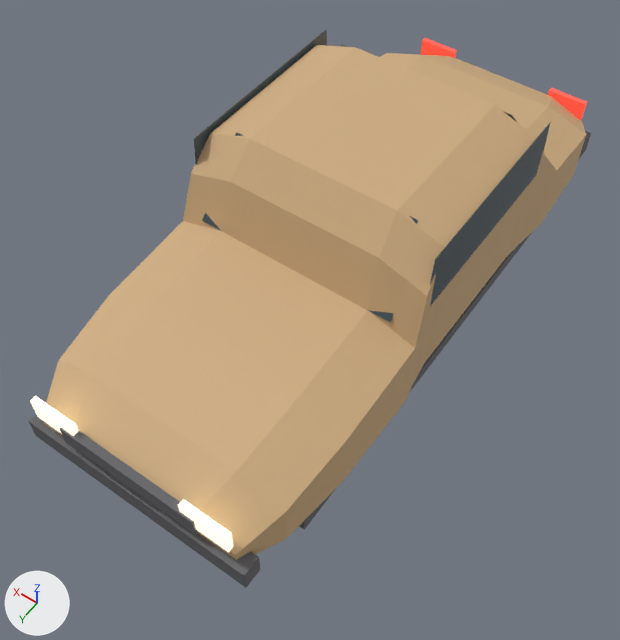
What one commit did to the glTF model game/assets/models/cars/golf_2.glb.
Both versions are drawn from a 50 mm camera at (-1.97, 3.18, 4.54) aimed at (-0.03, 0.47, 0.27). The lights are fixed; the arrows at lower left show +X, +Y and +Z. The older version comes first. Vertices at exactly the same position are counted once.

In view in the first picture: 'car_body'.
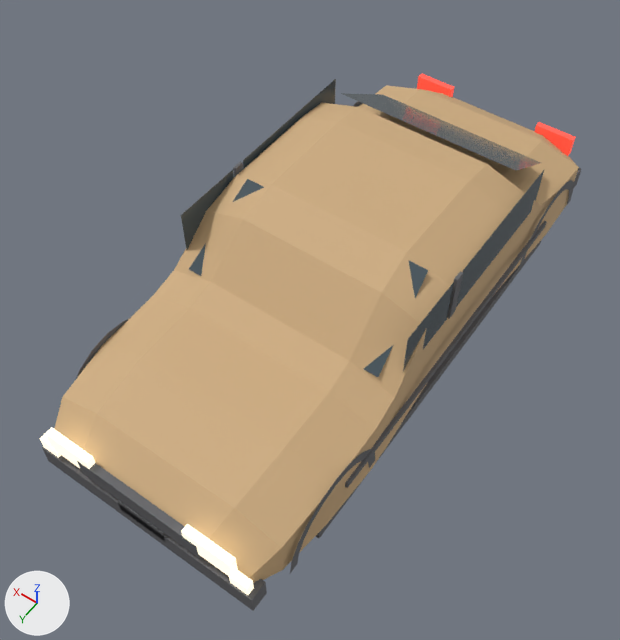
The change in detail:
me_mesh_0 is used by ob_car_body; location (0.0, 0.0, 0.0).
me_mesh_0 had 200 vertices, 336 faces and spanned x -0.83..0.83, y -2.05..2.05, z 0.11..1.38.
me_mesh_0 now has 364 vertices, 532 faces and spans x -0.85..0.85, y -2.04..2.04, z -0.21..0.91.
me_mesh_0 part 1: a new loose piece, a box spanning x -0.807..-0.787, y 0.055..0.125, z 0.51..0.86, in mat_material_2 (dark grey #69696c).
me_mesh_0 part 2: a new loose piece, a box spanning x -0.846..-0.826, y -1.246..1.246, z 0.165..0.215, in mat_material_2 (dark grey #69696c).
me_mesh_0 part 3: a new loose piece, a box spanning x 0.787..0.807, y 0.055..0.125, z 0.51..0.86, in mat_material_2 (dark grey #69696c).
me_mesh_0 part 4: a new loose piece, a box spanning x -0.78..0.78, y 1.92..2.04, z -0.07..0.09, in mat_material_2 (dark grey #69696c).
me_mesh_0 part 5: a new loose piece, a box spanning x -0.78..0.78, y -2.04..-1.92, z -0.07..0.09, in mat_material_2 (dark grey #69696c).
me_mesh_0 part 6: a new loose piece, a box spanning x -0.432..0.432, y 1.99..2.04, z 0.155..0.305, in mat_material_2 (dark grey #69696c).
me_mesh_0 part 7: a new loose piece, a box spanning x -0.797..0.797, y -1.447..1.447, z -0.21..-0.13, in mat_material_2 (dark grey #69696c).
me_mesh_0 part 8: the loose piece of 8 vertices spanning x -0.17..0.17, y 2.02..2.04, z 0.34..0.46 is moved by (0.0, 0.0, -0.33).
me_mesh_0 part 9: a new loose piece, a box spanning x -0.658..-0.338, y 1.989..2.039, z 0.205..0.375, in mat_material_3 (pale yellow #fff9e7, glowing beige #fff3d3).
me_mesh_0 part 10: a new loose piece, a box spanning x -0.757..-0.637, y 1.989..2.039, z 0.12..0.22, in mat_material_3 (pale yellow #fff9e7, glowing beige #fff3d3).
me_mesh_0 part 11: a new loose piece, a box spanning x 0.338..0.658, y 1.989..2.039, z 0.205..0.375, in mat_material_3 (pale yellow #fff9e7, glowing beige #fff3d3).
me_mesh_0 part 12: a new loose piece, a box spanning x 0.637..0.757, y 1.989..2.039, z 0.12..0.22, in mat_material_3 (pale yellow #fff9e7, glowing beige #fff3d3).
me_mesh_0 part 13: the loose piece of 8 vertices spanning x -0.66..-0.36, y 2.0..2.04, z 0.54..0.7 is moved by (0.0, -4.03, -0.35), in mat_material_4 (red #e75950, glowing red #cb3827).
me_mesh_0 part 14: the loose piece of 8 vertices spanning x 0.36..0.66, y 2.0..2.04, z 0.54..0.7 is moved by (0.0, -4.03, -0.35), in mat_material_4 (red #e75950, glowing red #cb3827).
me_mesh_0 part 15: the loose piece of 112 vertices spanning x -0.83..0.83, y -2.01..2.01, z 0.18..1.38 is rebuilt with 132 vertices and now spans x -0.83..0.83, y -2.01..2.01, z -0.15..0.91.
me_mesh_0 part 16: 9 loose pieces with 56 vertices, spanning x -0.79..0.79, y -2.05..2.05, z 0.26..1.36, are deleted.
me_mesh_0 part 17: 8 vertices removed from x -0.78..0.78, y -1.57..1.57, z 0.11..0.21; 112 vertices added at x -0.83..0.83, y -1.78..1.78, z -0.01..0.89.
Other edits to the shape of me_mesh_0 do not show in these pictures.

Changed parts and their boxes (x1, y1, x2, y2) in the pictures (620 x 640 px; the box of a moved part takes in the faces that stretch with it):
'car_body', reshaped: before (29, 30, 591, 588); after (40, 73, 581, 611)
part 1 of me_mesh_0, added: after (447, 271, 463, 319)
part 2 of me_mesh_0, added: after (345, 221, 547, 488)
part 3 of me_mesh_0, added: after (233, 161, 243, 177)
part 4 of me_mesh_0, added: after (42, 447, 267, 611)
part 5 of me_mesh_0, added: after (574, 168, 581, 187)
part 6 of me_mesh_0, added: after (77, 461, 201, 558)
part 7 of me_mesh_0, added: after (316, 241, 541, 538)
part 8 of me_mesh_0, moved or reshaped: before (106, 471, 157, 510); after (117, 500, 165, 541)
part 9 of me_mesh_0, added: after (181, 524, 238, 577)
part 10 of me_mesh_0, added: after (229, 570, 254, 595)
part 11 of me_mesh_0, added: after (45, 427, 95, 469)
part 12 of me_mesh_0, added: after (40, 434, 61, 458)
part 13 of me_mesh_0, moved or reshaped: before (178, 499, 234, 553); after (534, 122, 576, 156)
part 14 of me_mesh_0, moved or reshaped: before (30, 396, 79, 436); after (417, 73, 454, 97)
part 15 of me_mesh_0, rebuilt: before (43, 45, 586, 560); after (54, 85, 579, 583)
part 16 of me_mesh_0, deleted: before (29, 30, 591, 588)
part 17 of me_mesh_0, reshaped: before (299, 234, 531, 530); after (76, 79, 574, 573)
